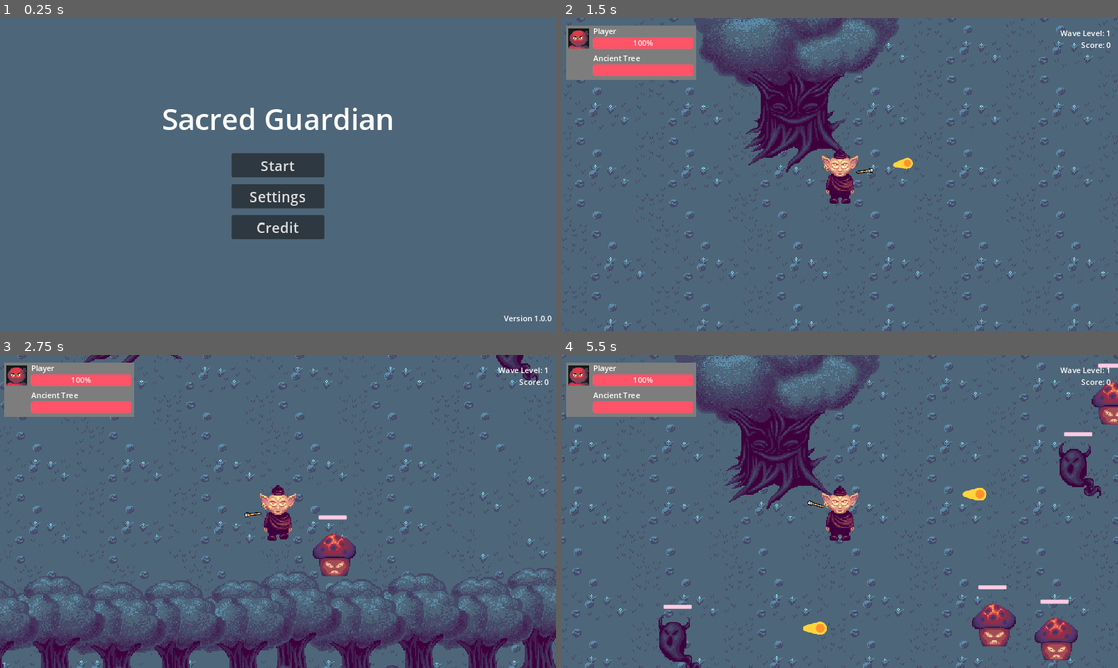
Above: before the commit, frames 1-4 (two rows, left to right).
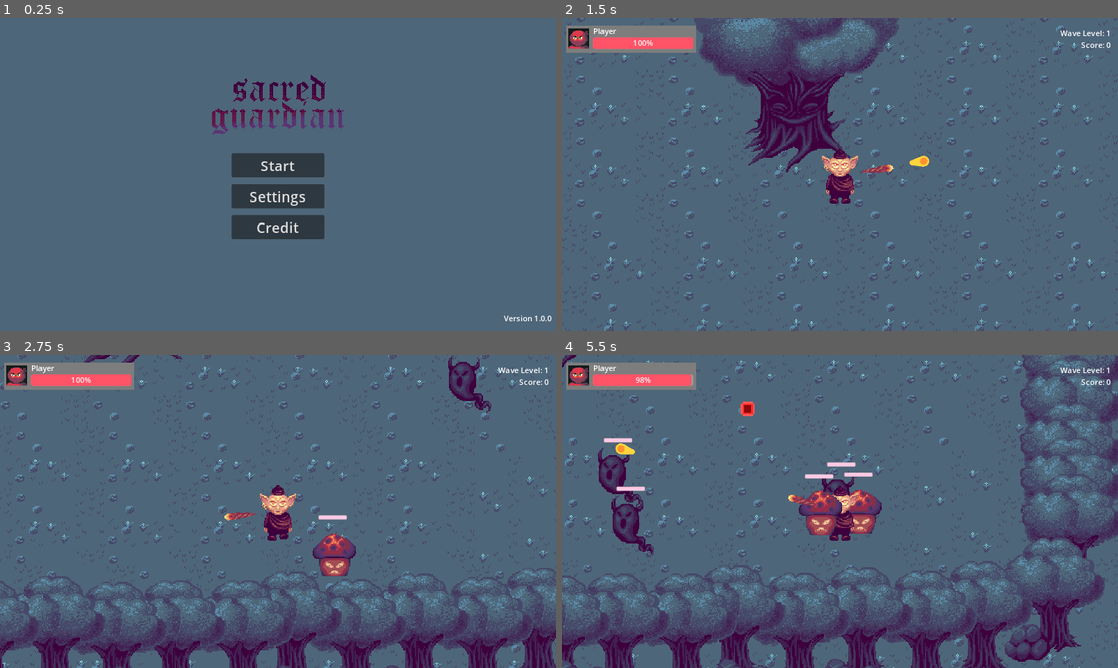
Above: after the commit, the same moments.

Repository: shafiq1rwan/sacred-guardian
Game: Godot game, scene res://games/main_menu.tscn
The game is run twice, just before and just after one commit, with the same random seed, the same clock (stepped at 60 frames per second) and the same inputs. Sound files missing from this copy of the repository are replaced by a short silence.
Inputs (mouse positions are in pixels of both pictures, inside the frame that each line leads up to):
- Up to frame 1 (0.25 s): no input
- Up to frame 2 (1.5 s): click "Start" at 0.5 s; tap Enter at 1.25 s; move the mouse to (962, 158) at 1.27 s; hold D (right) from 1.28 s (still down); click (962, 158) at 1.35 s
- Up to frame 3 (2.75 s): move the mouse to (166, 527) at 2.02 s; release D (right) at 2.03 s; hold S (down) from 2.03 s (still down); click (166, 527) at 2.1 s
- Up to frame 4 (5.5 s): move the mouse to (895, 442) at 2.77 s; release S (down) at 2.78 s; hold D (right) 2.78-3.53 s; click (895, 442) at 2.85 s; move the mouse to (812, 574) at 3.52 s; hold W (up) 3.53-4.28 s; click (812, 574) at 3.6 s; move the mouse to (1006, 558) at 4.27 s; hold A (left) from 4.28 s (still down); click (1006, 558) at 4.35 s; move the mouse to (673, 464) at 5.02 s; click (673, 464) at 5.1 s

The runs differ from the first frame. In frame 1, 2.0% of the frame differs, in the area x 29-71%, y 18-38%; in frame 2, 2.3%; in frame 3, 3.1%; in frame 4, 44%, in the area x 0-100%, y 0-100%.

Commit message:
Commit change Staff and bullet

Diff:
--- a/games/angry_shrom.tscn
+++ b/games/angry_shrom.tscn
@@ -54,7 +54,8 @@
 
 [node name="AnimatedSprite2D" type="AnimatedSprite2D" parent="."]
 sprite_frames = SubResource("SpriteFrames_xmjec")
-frame_progress = 0.931518
+autoplay = "default"
+frame_progress = 0.628246
 
 [node name="CollisionShape2D" type="CollisionShape2D" parent="."]
 position = Vector2(0, 8)
--- a/games/enemy_bullet.tscn
+++ b/games/enemy_bullet.tscn
@@ -1,21 +1,21 @@
 [gd_scene load_steps=4 format=3 uid="uid://b21d2814vvb14"]
 
 [ext_resource type="Script" path="res://games/enemy_bullet.gd" id="1_8mbs8"]
-[ext_resource type="Texture2D" uid="uid://doew0ttsyqlei" path="res://assets/temporary/projectile.png" id="2_nyi3x"]
+[ext_resource type="Texture2D" uid="uid://der758ri7h4b4" path="res://assets/character/EnemyBullet.png" id="2_oxhdt"]
 
 [sub_resource type="CircleShape2D" id="CircleShape2D_2h8or"]
-radius = 4.12311
+radius = 4.0
 
 [node name="EnemyBullet" type="Area2D"]
 script = ExtResource("1_8mbs8")
 speed = 600.0
 
 [node name="Sprite2D" type="Sprite2D" parent="."]
-scale = Vector2(0.5, 0.5)
-texture = ExtResource("2_nyi3x")
+position = Vector2(5.96046e-08, -5.96046e-08)
+scale = Vector2(1.825, 1.825)
+texture = ExtResource("2_oxhdt")
 
 [node name="CollisionShape2D" type="CollisionShape2D" parent="."]
-position = Vector2(6, 0)
 shape = SubResource("CircleShape2D_2h8or")
 
 [connection signal="body_entered" from="." to="." method="_on_body_entered"]
--- a/games/game_manager.gd
+++ b/games/game_manager.gd
@@ -13,6 +13,7 @@
 var SHOOTING_SPEED_PLAYER = 500
 var BULLET_RANGE = 800
 var SPEED_MOB = 2000
+var SPEED_MOB_IMP = 7000
 var SCORE = 0
 var ANCIENTTREE_HP = 100.0
 var MOB_HP = 5
--- a/games/main_menu.tscn
+++ b/games/main_menu.tscn
@@ -1,7 +1,8 @@
-[gd_scene load_steps=3 format=3 uid="uid://gf5jaxjc67ty"]
+[gd_scene load_steps=4 format=3 uid="uid://gf5jaxjc67ty"]
 
 [ext_resource type="Script" path="res://games/main_menu.gd" id="1_ga2hi"]
 [ext_resource type="AudioStream" uid="uid://do831soc0hl7e" path="res://assets/bgm/Main Menu BGM.wav" id="2_bjnyt"]
+[ext_resource type="Texture2D" uid="uid://bwtp8ima7uio7" path="res://assets/logo/logo.png" id="2_eakti"]
 
 [node name="MainMenu" type="Control"]
 layout_mode = 3
@@ -15,18 +16,6 @@
 script = ExtResource("1_ga2hi")
 
 [node name="CanvasLayer" type="CanvasLayer" parent="."]
-
-[node name="TitleLabel" type="Label" parent="CanvasLayer"]
-anchors_preset = 5
-anchor_left = 0.5
-anchor_right = 0.5
-offset_left = -142.0
-offset_top = 168.0
-offset_right = 142.0
-offset_bottom = 251.0
-grow_horizontal = 2
-theme_override_font_sizes/font_size = 60
-text = "Sacred Guardian"
 
 [node name="StartButton" type="Button" parent="CanvasLayer"]
 anchors_preset = 8
@@ -87,6 +76,10 @@
 grow_vertical = 0
 text = "Version 1.0.0"
 
+[node name="Logo" type="Sprite2D" parent="CanvasLayer"]
+position = Vector2(576, 179)
+texture = ExtResource("2_eakti")
+
 [node name="BGM" type="AudioStreamPlayer" parent="."]
 stream = ExtResource("2_bjnyt")
 autoplay = true
--- a/games/pistol.tscn
+++ b/games/pistol.tscn
@@ -1,7 +1,7 @@
 [gd_scene load_steps=5 format=3 uid="uid://bvjr8fvmbmplb"]
 
 [ext_resource type="Script" path="res://games/pistol.gd" id="1_2xn5n"]
-[ext_resource type="Texture2D" uid="uid://b5h0heqcs3axq" path="res://assets/temporary/MagicWand.png" id="2_xk1oe"]
+[ext_resource type="Texture2D" uid="uid://nspbdhgd13oy" path="res://assets/character/staff.png" id="2_yetnt"]
 [ext_resource type="AudioStream" uid="uid://do6vfdose03q8" path="res://assets/sfx/MI_SFX 30.wav" id="3_l1kxd"]
 
 [sub_resource type="CircleShape2D" id="CircleShape2D_bbud7"]
@@ -18,12 +18,14 @@
 [node name="WeaponPivot" type="Marker2D" parent="."]
 
 [node name="PistolSprite" type="Sprite2D" parent="WeaponPivot"]
-position = Vector2(26, 0)
-texture = ExtResource("2_xk1oe")
+position = Vector2(39, 0)
+rotation = -1.5708
+texture = ExtResource("2_yetnt")
 
 [node name="ShootingPoint" type="Marker2D" parent="WeaponPivot/PistolSprite"]
 unique_name_in_owner = true
-position = Vector2(9, 0)
+position = Vector2(-5.68248e-07, 13)
+rotation = 1.5708
 
 [node name="Timer" type="Timer" parent="."]
 wait_time = 0.5
--- a/games/player.tscn
+++ b/games/player.tscn
@@ -84,6 +84,7 @@
 zoom = Vector2(2, 2)
 
 [node name="Pistol" parent="." instance=ExtResource("4_vd7fe")]
+z_index = 500
 collision_layer = 1
 collision_mask = 0
 
@@ -93,7 +94,7 @@
 offset_left = 8.0
 offset_top = 16.0
 offset_right = 278.0
-offset_bottom = 128.0
+offset_bottom = 72.0
 color = Color(0.489622, 0.489622, 0.489622, 1)
 
 [node name="Faceset" type="Sprite2D" parent="HUD"]
@@ -112,6 +113,7 @@
 
 [node name="AncientTreeHP" type="ProgressBar" parent="HUD"]
 unique_name_in_owner = true
+visible = false
 offset_left = 64.0
 offset_top = 96.0
 offset_right = 272.0
@@ -128,6 +130,7 @@
 text = "Player"
 
 [node name="HPLabel2" type="Label" parent="HUD"]
+visible = false
 offset_left = 64.0
 offset_top = 72.0
 offset_right = 113.0
--- a/games/skull_blue.gd
+++ b/games/skull_blue.gd
@@ -1,6 +1,7 @@
 extends CharacterBody2D
 
 @onready var ancient_tree = $"../AncientTree"
+@onready var player = $"../Player"
 @onready var hp_skull_blue = $HPSkullBlue
 @onready var death_sfx = $DeathSFX
 
@@ -10,8 +11,8 @@
 	hp_skull_blue.value = HP
 
 func _physics_process(delta):
-	var direction = global_position.direction_to(ancient_tree.global_position)
-	velocity = direction * GameManager.SPEED_MOB * delta
+	var direction = global_position.direction_to(player.global_position)
+	velocity = direction * GameManager.SPEED_MOB_IMP * delta
 	move_and_slide()
 
 #func _on_detection_area_body_entered(body):
--- a/games/skull_blue.tscn
+++ b/games/skull_blue.tscn
@@ -57,8 +57,6 @@
 corner_radius_bottom_left = 1
 
 [node name="SkullBlue" type="CharacterBody2D"]
-collision_layer = 2
-collision_mask = 0
 script = ExtResource("1_rvtr0")
 
 [node name="AnimatedSprite2D" type="AnimatedSprite2D" parent="."]
Binary file added: assets/character/EnemyBullet.png
Not shown, added: assets/character/EnemyBullet.png.import
Binary file added: assets/character/staff.png
Not shown, added: assets/character/staff.png.import
Binary file added: assets/logo/logo.png
Not shown, added: assets/logo/logo.png.import
Not shown, changed: docs/index.html
Not shown, changed: docs/index.pck
